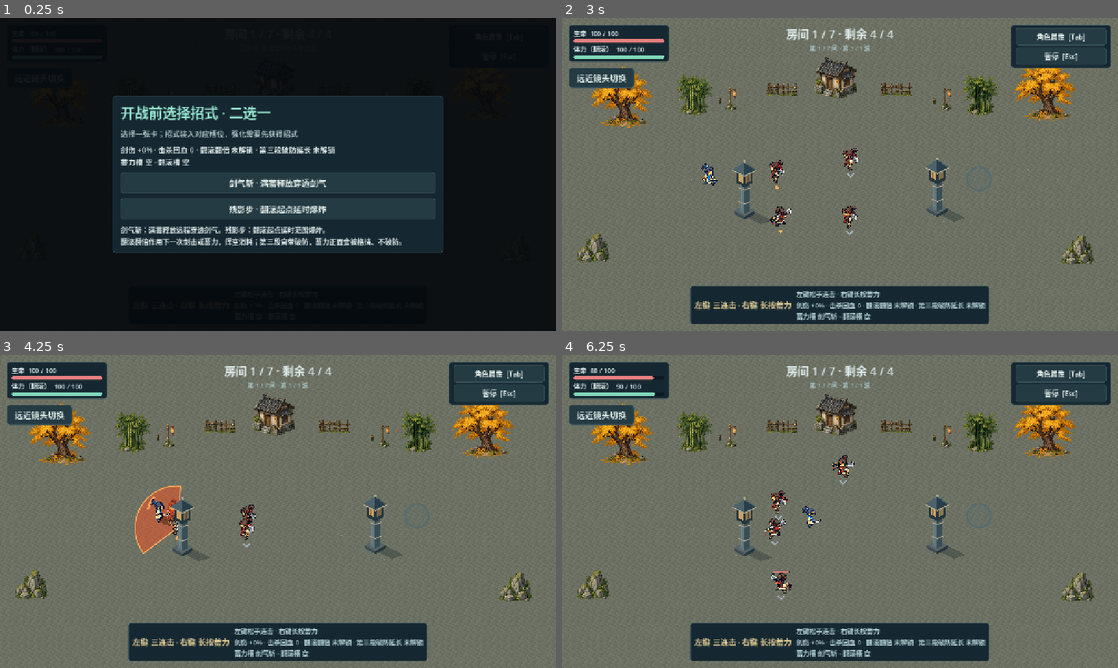
Above: before the commit, frames 1-4 (two rows, left to right).
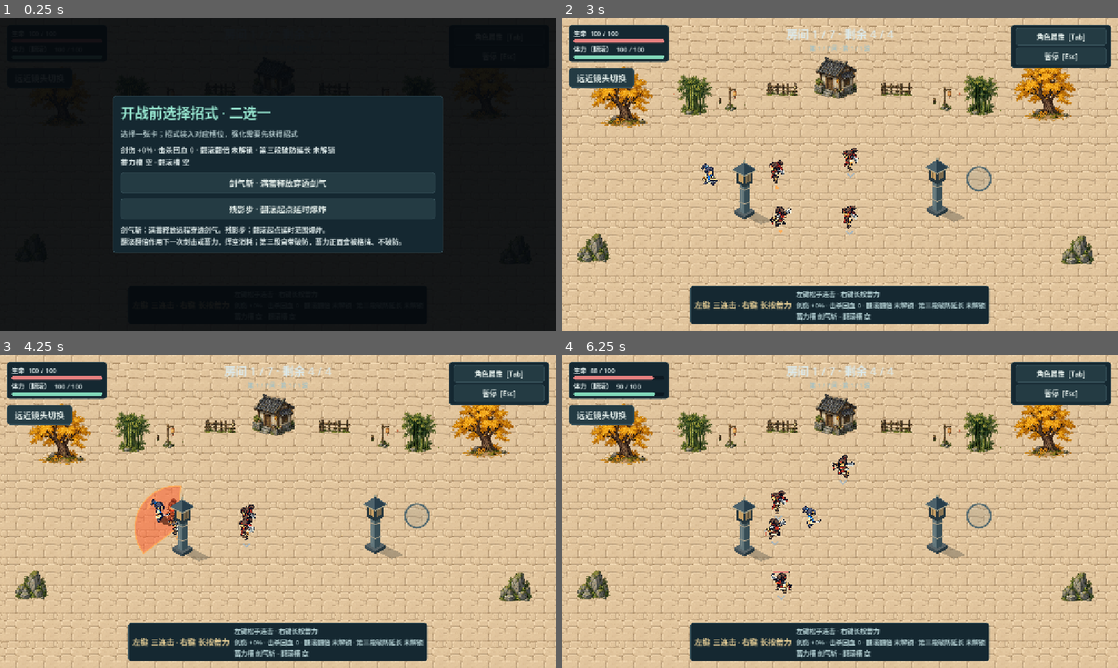
Above: after the commit, the same moments.

Repository: laoshiren912/wenjian
Game: Godot game, scene res://scenes/main_v41.tscn
Same seed, same stepped clock (60 frames per second), same inputs: the game is played once before the commit and once after it.
Inputs (mouse positions are in pixels of both pictures, inside the frame that each line leads up to):
- Up to frame 1 (0.25 s): no input
- Up to frame 2 (3 s): click "角色属性 [Tab]" at 0.5 s; click "暂停 [Esc]" at 1.25 s; click "远近镜头切换" at 2 s; click "剑气斩 · 满蓄释放穿透剑气" at 2.75 s
- Up to frame 3 (4.25 s): tap Enter at 3.5 s; move the mouse to (400, 495) at 3.52 s; press the mouse at (400, 495) at 3.53 s; hold D (move_right) from 3.53 s (still down)
- Up to frame 4 (6.25 s): release D (move_right) at 4.25 s; release the mouse at (962, 495) at 4.25 s; drag from (728, 527) to (812, 574) at 4.27 s; move the mouse to (895, 442) at 5.02 s; hold D (move_right) 5.03-5.75 s; hold Space (roll) 5.03-5.75 s; drag from (812, 574) to (673, 464) at 5.77 s

The runs differ from the first frame. In frame 2, 82% of the frame differs, in the area x 0-100%, y 0-100%; in frame 3, 82%; in frame 4, 82%.

Commit message:
普通战斗房改用 Wuxia 石砖地面

Diff:
--- a/scripts/v41_pixel_courtyard.gd
+++ b/scripts/v41_pixel_courtyard.gd
@@ -1,6 +1,6 @@
 extends Node2D
 
-const TERRAIN = preload("res://assets/courtyard/guishan/terrain.png")
+const TERRAIN = preload("res://assets/courtyard/wuxia/Stone_Variant_0.png")
 const TREE = preload("res://assets/courtyard/guishan/ginkgo_tree.png")
 const BAMBOO = preload("res://assets/courtyard/guishan/bamboo_grove.png")
 const LANTERN = preload("res://assets/courtyard/guishan/lantern_post.png")
@@ -13,11 +13,10 @@
 	z_index = -9
 
 func _draw() -> void:
-	# Guishan terrain atlas tile 94: fully paved stone, 32 x 32 pixels.
-	var stone := Rect2(448, 160, 32, 32)
-	for y in range(23):
-		for x in range(40):
-			draw_texture_rect_region(TERRAIN, Rect2(x * 32, y * 32, 32, 32), stone)
+	# Repeat the original 64 x 64 stone tile without smoothing or recoloring.
+	for y in range(12):
+		for x in range(20):
+			draw_texture_rect(TERRAIN, Rect2(x * 64, y * 64, 64, 64), false)
 	# All props are pictures on the background layer, outside the fighting floor.
 	for item in [
 		[TREE, Vector2(65, 110), 0.9], [BAMBOO, Vector2(255, 130), 1.0],
Binary file added: assets/courtyard/wuxia/Stone_Variant_0.png
Not shown, added: assets/courtyard/wuxia/Stone_Variant_0.png.import
Not shown, changed: HANDOFF.md
Not shown, changed: docs/HANDOFF_ARCHIVE.md
